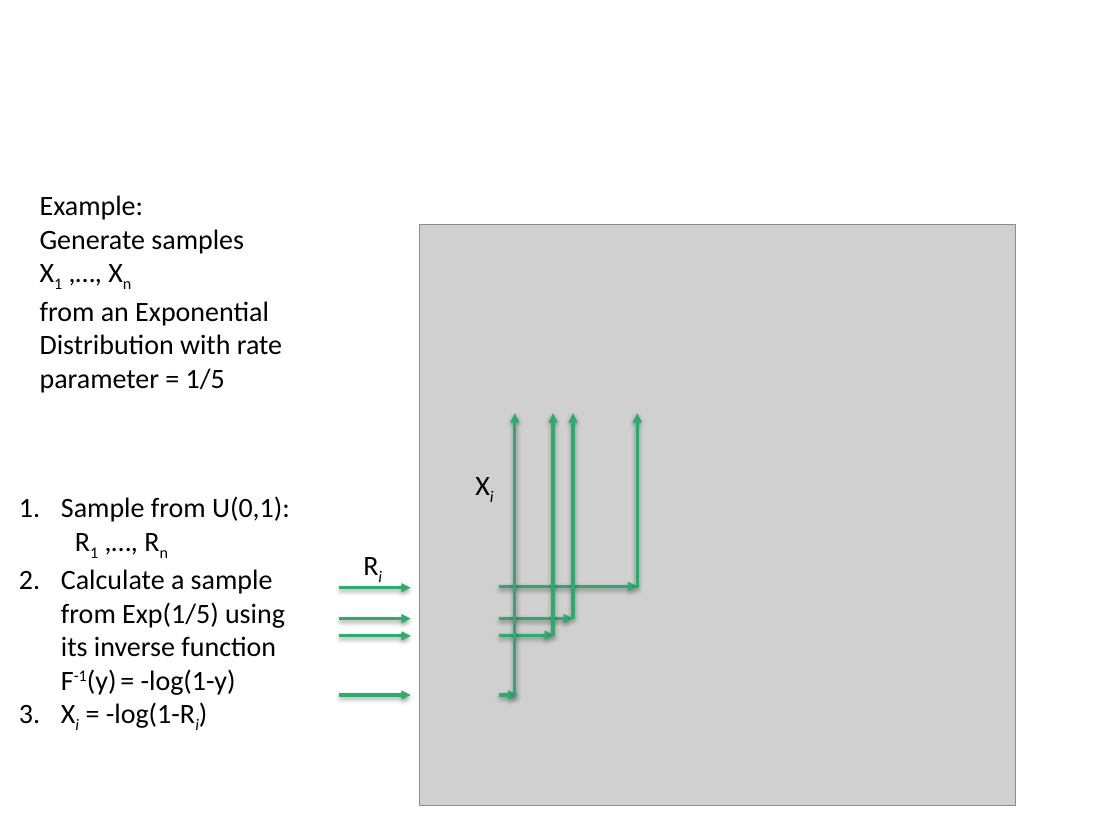
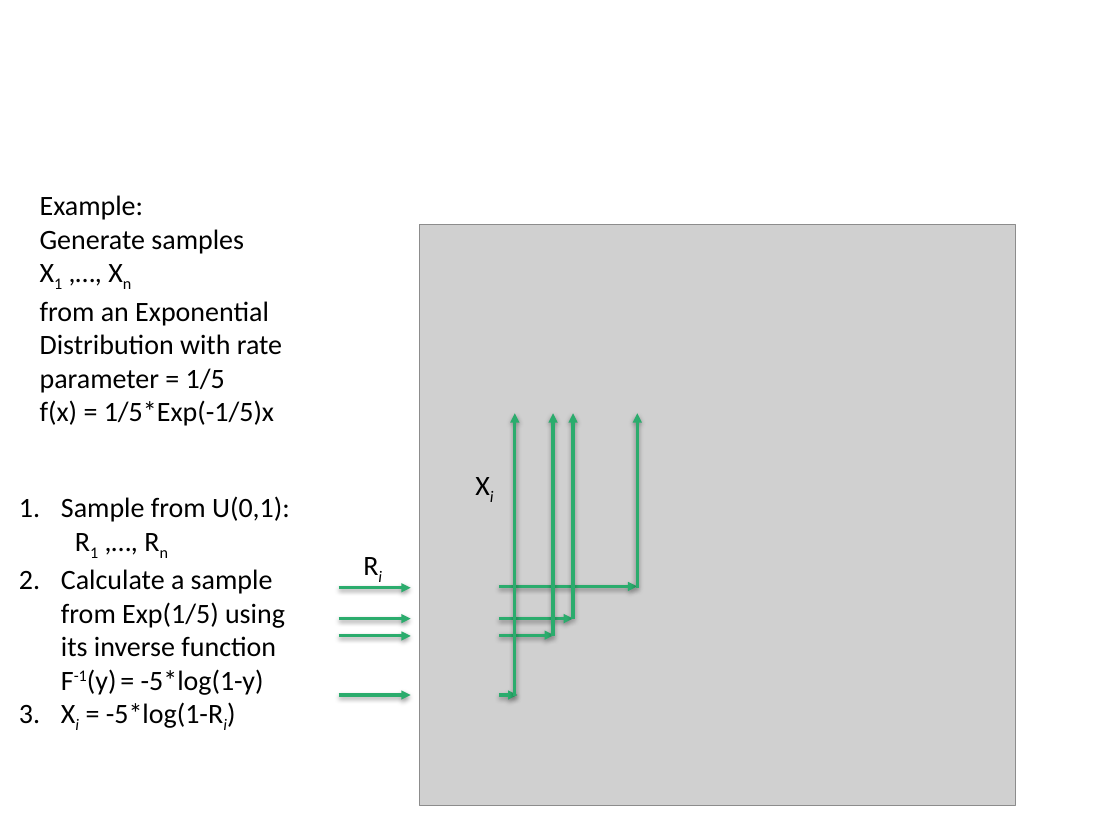
Before and after one commit to cmmid/mtm, a slide deck: slide 19 of slides/Lecture_06_SensitivitySampling.pptx. Drawn at 1120x840 pixels with LibreOffice and Linux fonts; fonts in the diff are those of the drawing; grey boxes stand for pictures; background and template pictures are left out. Boxes give left, top, right and bottom in pixels: in the first picture for what was removed or moved away, otherwise in the second. Text is boxed around its words. In the diff, an @@ line names an element or a change of style, - is before the commit and + after.

Commit message:
update slides and pdf

```diff
--- a/slides/Lecture_06_SensitivitySampling.pptx
+++ b/slides/Lecture_06_SensitivitySampling.pptx
@@ text at <box>40,301,282,426</box>: text changed @@
-from an Exponential Distribution with rate parameter = 1/5
+from an Exponential Distribution with rate parameter = 1/5
+f(x) = 1/5*Exp(-1/5)x
@@ text at <box>61,569,285,728</box>: text changed @@
-2. Calculate a sample from Exp(1/5) using its inverse function F-1(y) = -log(1-y)
-3. Xi = -log(1-Ri)
+2. Calculate a sample from Exp(1/5) using its inverse function F-1(y) = -5*log(1-y)
+3. Xi = -5*log(1-Ri)
```
Also in this commit, not shown: 1 other file.
